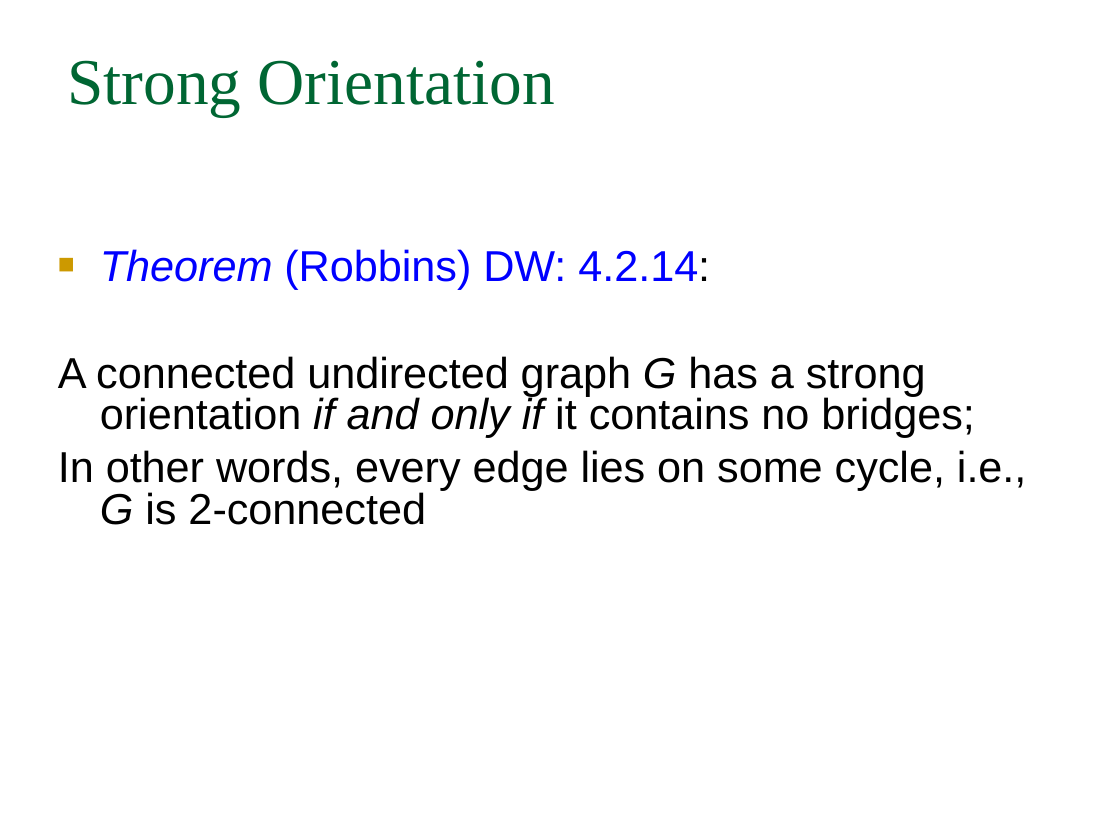
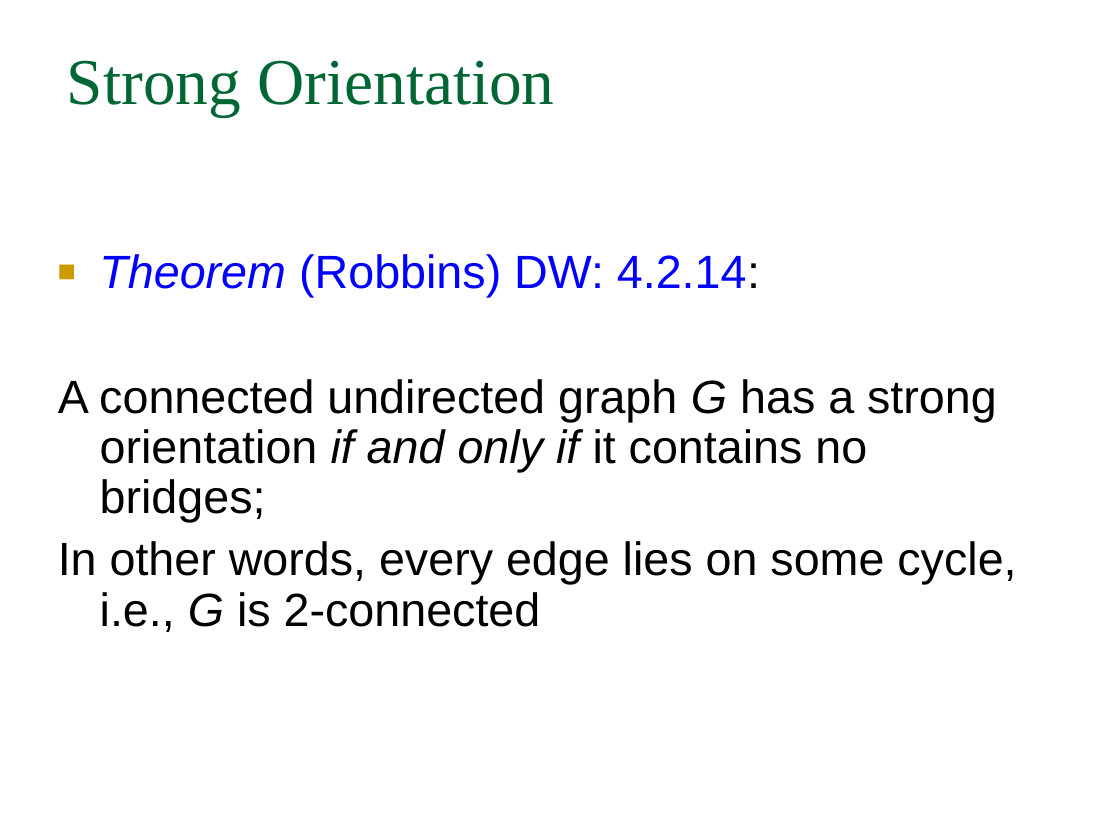
Before and after one commit to TheLethalCode/KGP_Academics, a slide deck: slide 38 of Sem_7/Graph_Theory/Lec_9.ppt. Drawn at 1120x840 pixels with LibreOffice and Linux fonts; fonts in the diff are those of the drawing. Boxes give left, top, right and bottom in pixels: in the first picture for what was removed or moved away, otherwise in the second. Text is boxed around its words. In the diff, an @@ line names an element or a change of style, - is before the commit and + after.

```diff
--- a/Sem_7/Graph_Theory/Lec_9.ppt
+++ b/Sem_7/Graph_Theory/Lec_9.ppt
@@ text "Theorem (Robbins) DW: 4.2.14:" at (58, 254, 1016, 632): size 27.8 to 30 pt; indent changed; line spacing 0.8 to 0.9 @@
```
Also in this commit, not shown: 36 other slides changed, 4 other files.
